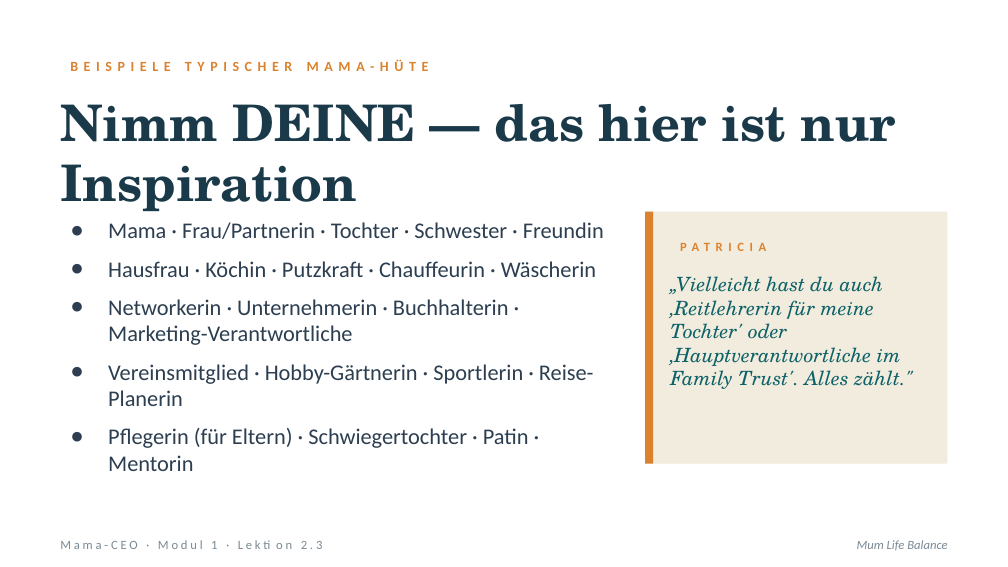
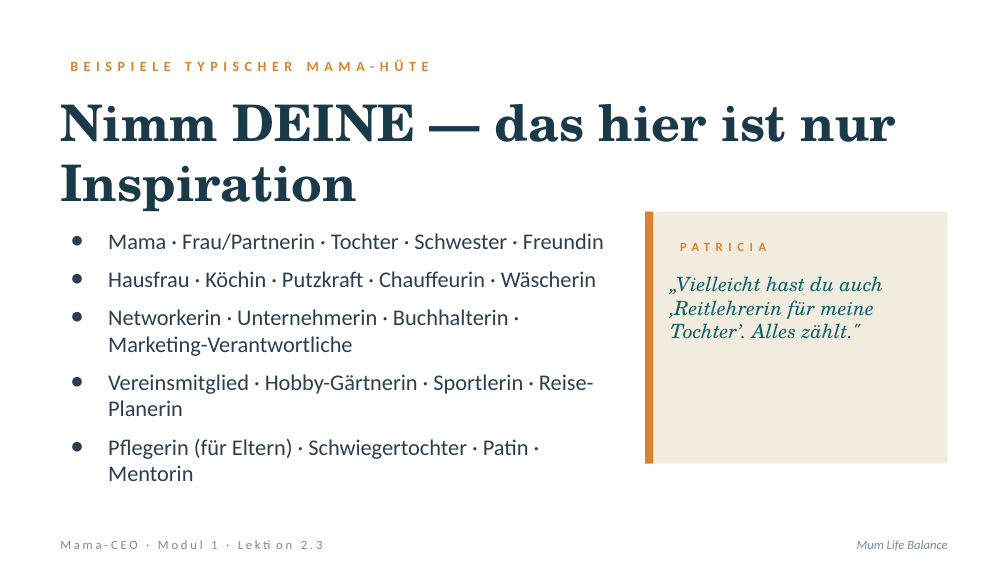
Before and after one commit to pnulmann-hue/mumlifebalance-workspace, a slide deck: slide 6 of outputs/produkte/mama-ceo/03-praesentationen/saeule-2/03-lektion-2-3.pptx. Drawn at 1008x567 pixels with LibreOffice and Linux fonts; fonts in the diff are those of the drawing. Boxes give left, top, right and bottom in pixels: in the first picture for what was removed or moved away, otherwise in the second. Text is boxed around its words. In the diff, an @@ line names an element or a change of style, - is before the commit and + after.

```diff
--- a/outputs/produkte/mama-ceo/03-praesentationen/saeule-2/03-lektion-2-3.pptx
+++ b/outputs/produkte/mama-ceo/03-praesentationen/saeule-2/03-lektion-2-3.pptx
@@ text "Mama · Frau/Partnerin · Tochter ..." moved from (x1=108, y1=222, x2=604, y2=448) to (x1=108, y1=233, x2=604, y2=459) @@
@@ text at (x1=670, y1=276, x2=883, y2=339): text changed @@
-„Vielleicht hast du auch ‚Reitlehrerin für meine Tochter' oder ‚Hauptverantwortliche im Family Trust'. Alles zählt."
+„Vielleicht hast du auch ‚Reitlehrerin für meine Tochter’. Alles zählt."
```
Also in this commit, not shown: 8 other slides changed, 32 other files.
